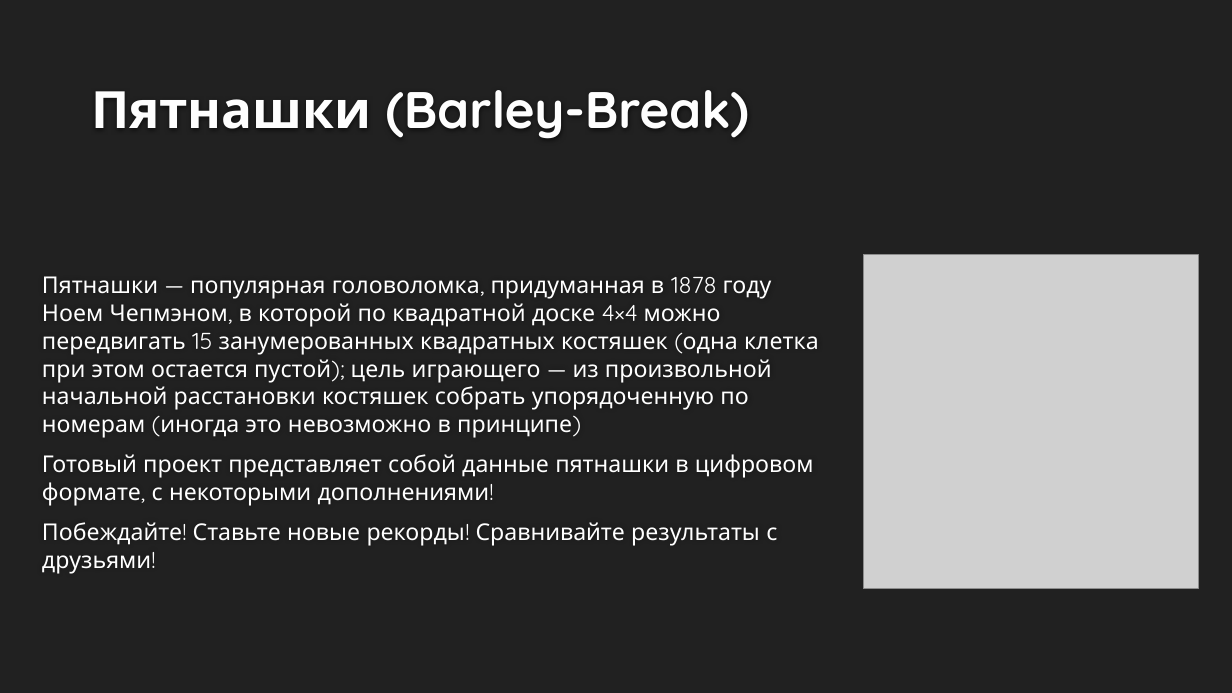
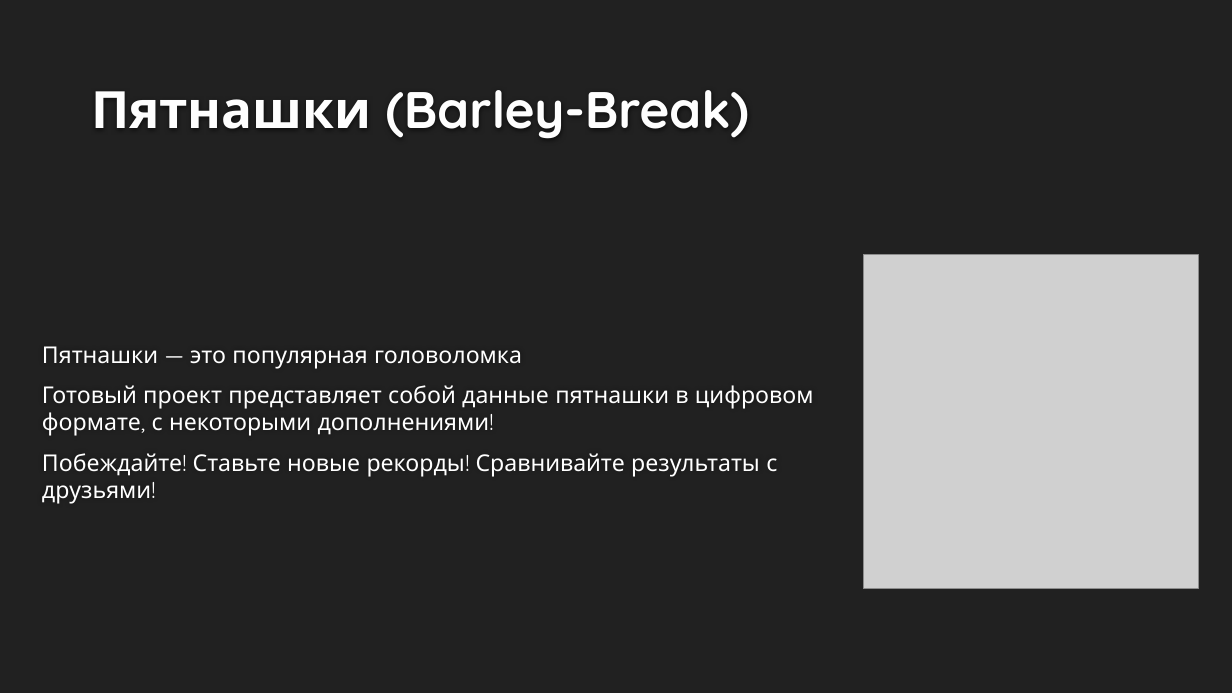
Before and after one commit to verhovv/PyQT-Barley-Break, a slide deck: slide 2 of Presentation/PyQT Barley-Break.pptx. Drawn at 1232x693 pixels with LibreOffice and Linux fonts; fonts in the diff are those of the drawing; grey boxes stand for pictures; background and template pictures are left out. Boxes give left, top, right and bottom in pixels: in the first picture for what was removed or moved away, otherwise in the second. Text is boxed around its words. In the diff, an @@ line names an element or a change of style, - is before the commit and + after.

Commit message:
editing presentation

```diff
--- a/Presentation/PyQT Barley-Break.pptx
+++ b/Presentation/PyQT Barley-Break.pptx
@@ text at <box>42,346,522,369</box>: text changed @@
-Пятнашки — популярная головоломка, придуманная в 1878 году Ноем Чепмэном, в которой по квадратной доске 4×4 можно передвигать 15 занумерованных квадратных костяшек (одна клетка при этом остается пустой); цель играющего — из произвольной начальной расстановки костяшек собрать упорядоченную по номерам (иногда это невозможно в принципе)
+Пятнашки — это популярная головоломка
```
Also in this commit, not shown: 2 other slides changed.
